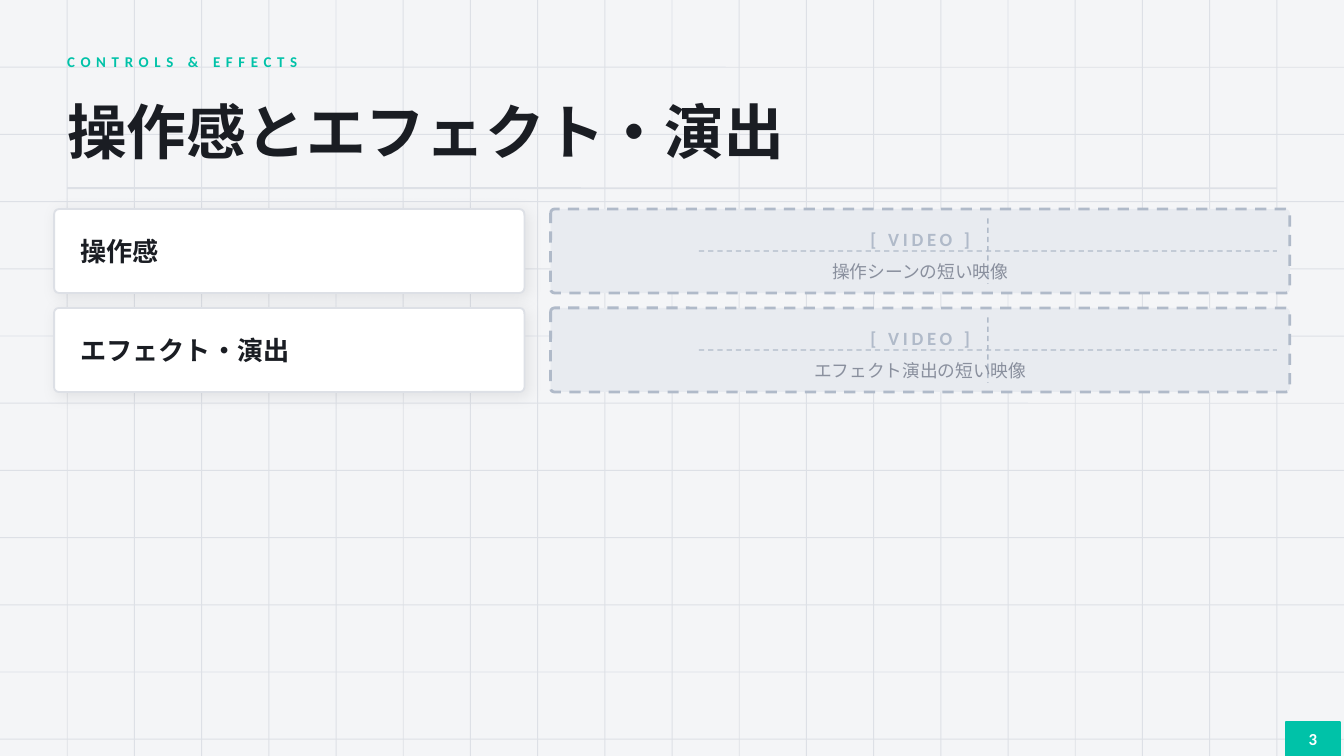
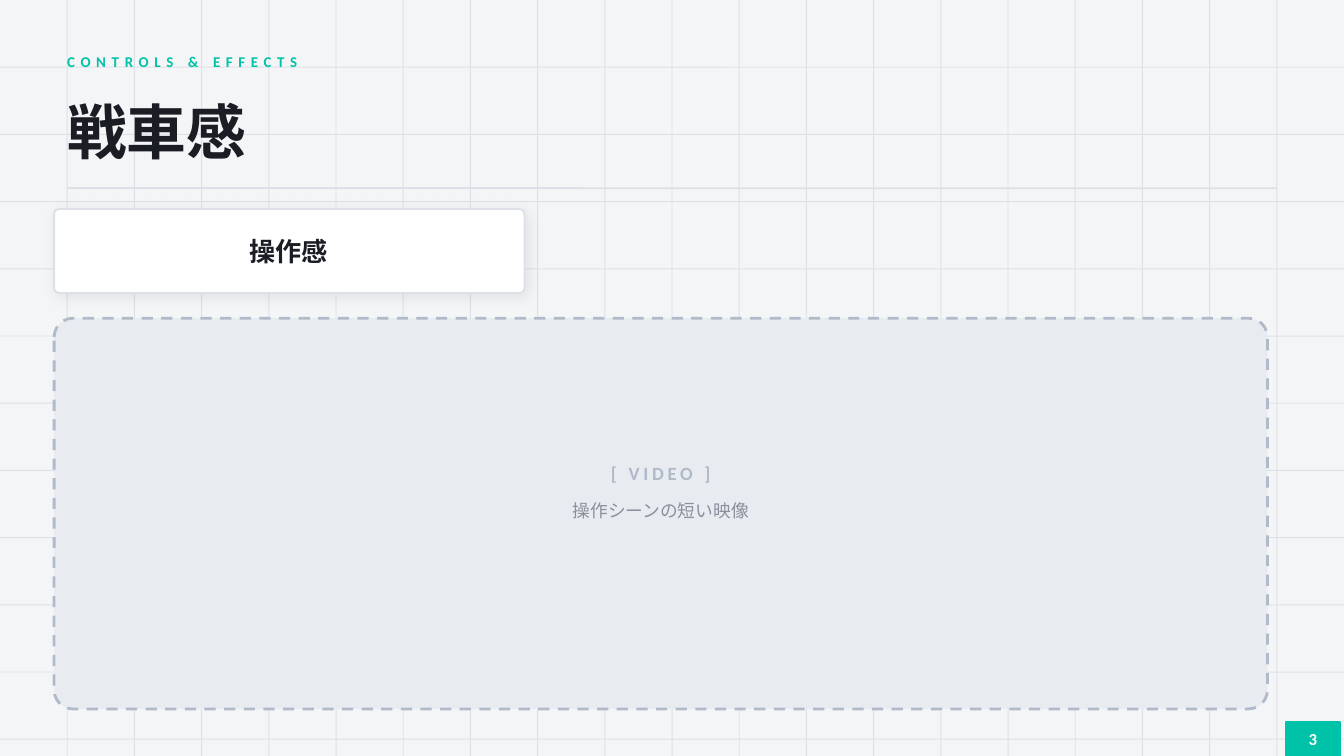
Before and after one commit to huraru7/ProjectTaker, a slide deck: slide 4 of Assets/ProjectTanker/tank_game_template.pptx. Drawn at 1344x756 pixels with LibreOffice and Linux fonts; fonts in the diff are those of the drawing. Boxes give left, top, right and bottom in pixels: in the first picture for what was removed or moved away, otherwise in the second. Text is boxed around its words. In the diff, an @@ line names an element or a change of style, - is before the commit and + after.

```diff
--- a/Assets/ProjectTanker/tank_game_template.pptx
+++ b/Assets/ProjectTanker/tank_game_template.pptx
@@ text at (x1=67, y1=103, x2=246, y2=160): text changed @@
-操作感とエフェクト・演出
+戦車感
@@ text "操作感" at (x1=249, y1=238, x2=327, y2=264): alignment left to centre @@
@@ line removed from (988, 218) to (988, 284) @@
@@ line removed from (699, 251) to (1277, 251) @@
@@ rounded rectangle resized from (x1=551, y1=210, x2=1290, y2=293) to (x1=54, y1=319, x2=1267, y2=710) @@
@@ rounded rectangle removed at (x1=54, y1=308, x2=524, y2=391) @@
@@ rounded rectangle removed at (x1=551, y1=308, x2=1290, y2=391) @@
@@ line removed from (988, 317) to (988, 383) @@
@@ text removed at (x1=80, y1=337, x2=289, y2=363) @@
-エフェクト・演出
@@ line removed from (699, 349) to (1277, 349) @@
@@ text removed at (x1=888, y1=333, x2=952, y2=345) @@
-[ VIDEO ]
@@ text removed at (x1=814, y1=362, x2=1026, y2=378) @@
-エフェクト演出の短い映像
@@ text "[ VIDEO ]" moved from (x1=888, y1=234, x2=952, y2=246) to (x1=629, y1=468, x2=693, y2=480) @@
@@ text "操作シーンの短い映像" moved from (x1=832, y1=263, x2=1008, y2=280) to (x1=573, y1=502, x2=749, y2=519) @@
```
Also in this commit, not shown: 5 other slides changed, 1 slide removed, 36 other files.
